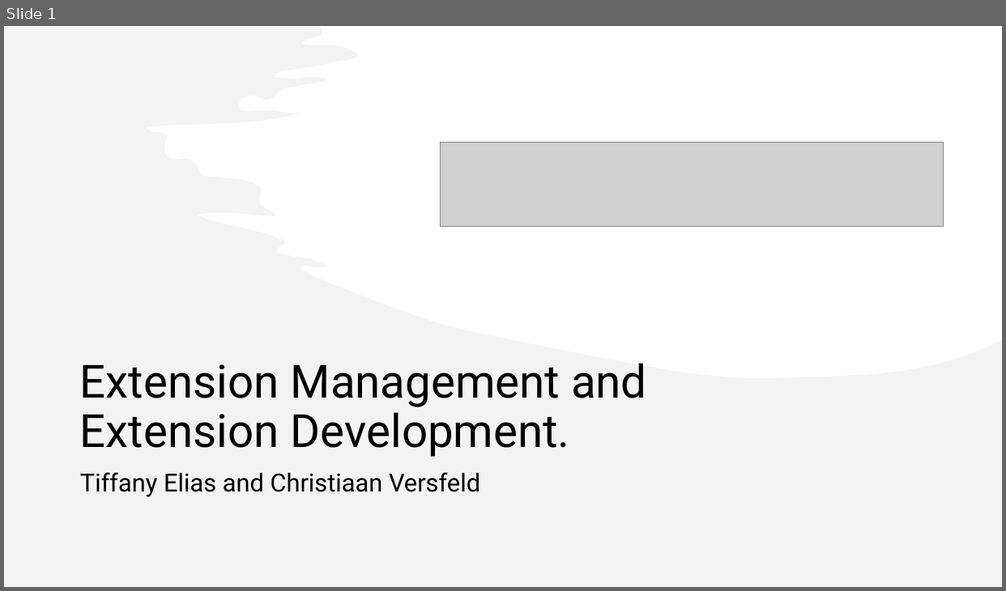
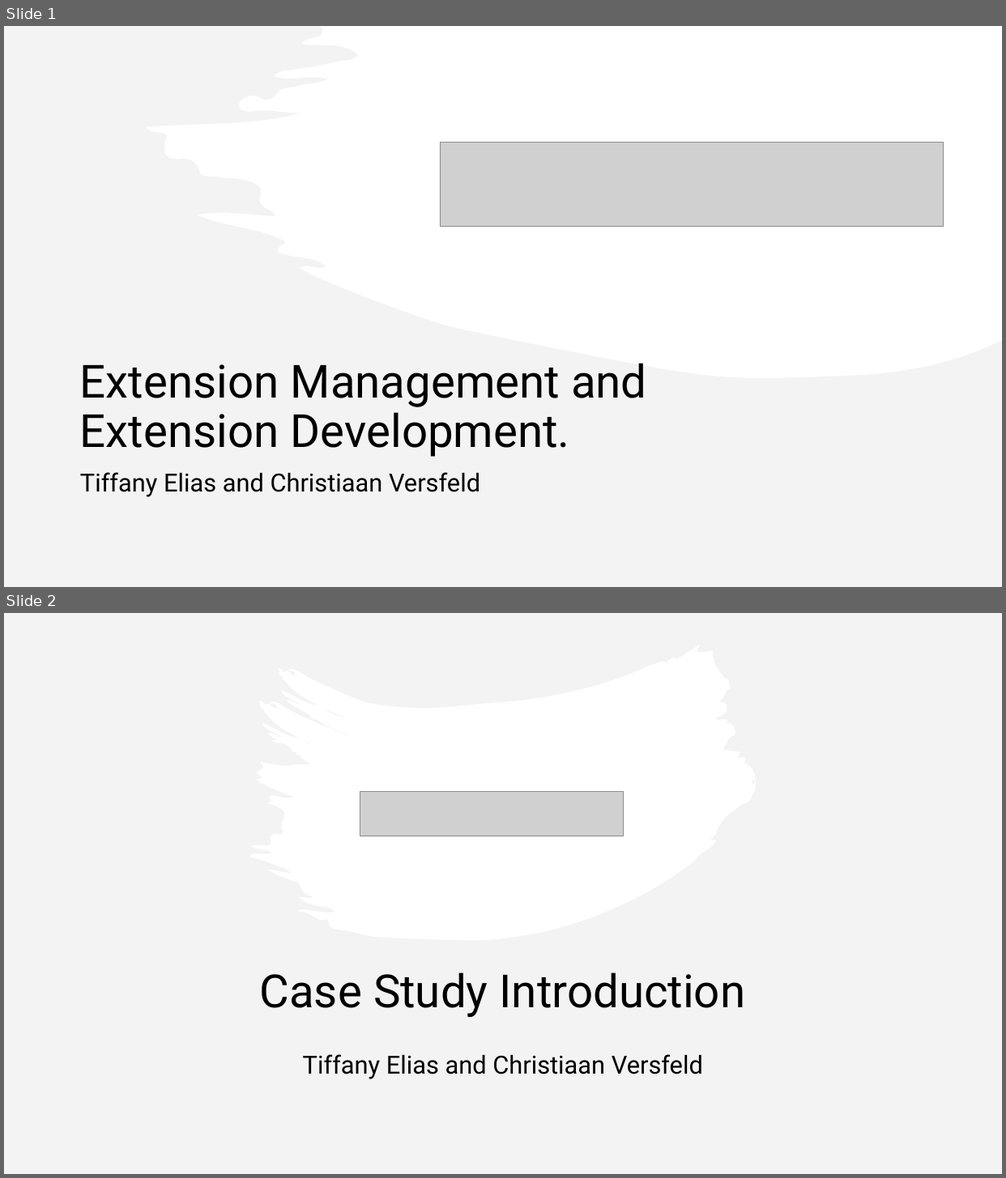
Before and after one commit to ArmadilloV88/NVR-Module-Presentation, a slide deck: Documents/Business Extension Presentation.pptx. Shown one above the other, each under a label of ours: slide 1 before the commit, slides 1 and 2 after it. The pictures are 1006x591 and 1006x1178 pixels, drawn with LibreOffice and Linux fonts; fonts in the diff are those of the drawing; grey boxes stand for pictures. Boxes give left, top, right and bottom in pixels: in the first picture for what was removed or moved away, otherwise in the second. Text is boxed around its words. In the diff, an @@ line names an element or a change of style, - is before the commit and + after.

```diff
--- a/Documents/Business Extension Presentation.pptx
+++ b/Documents/Business Extension Presentation.pptx
@@ slide 2 added at <box>4,613,1002,1174</box>, background #FFFFFF @@
@@ rectangle added at <box>4,613,1002,1174</box>, fill #FFFFFF @@
@@ freeform shape added at <box>4,613,1002,1174</box>, fill #E8E8E8 at 50% opacity @@
@@ picture added at <box>360,792,624,836</box> @@
@@ title added at <box>260,973,746,1017</box>, 44 pt, text #000000 @@
+Case Study Introduction
@@ subtitle added at <box>303,1054,703,1080</box>, 24 pt, text #000000 @@
+Tiffany Elias and Christiaan Versfeld
```
Also in this commit, not shown: 3 other slides added.
